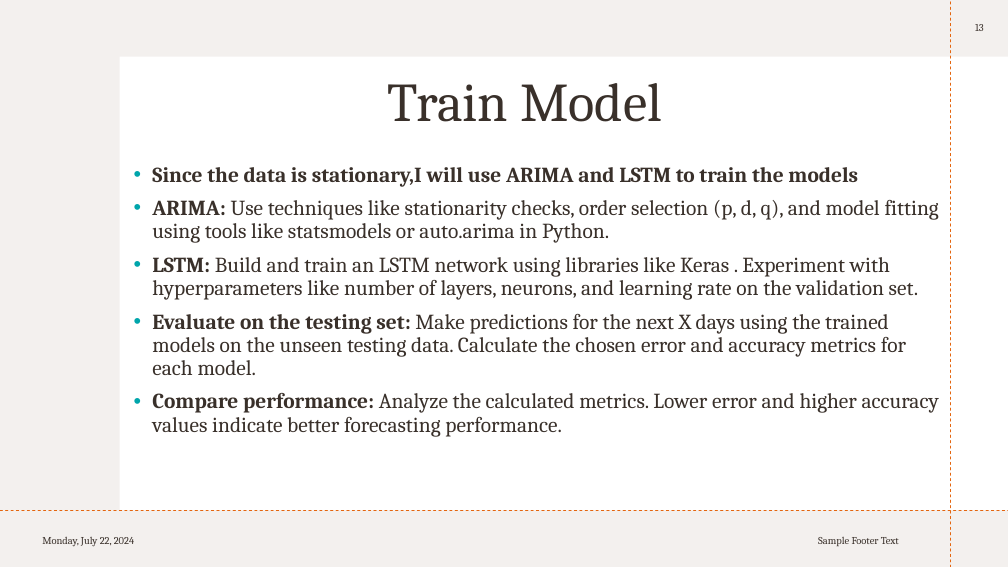
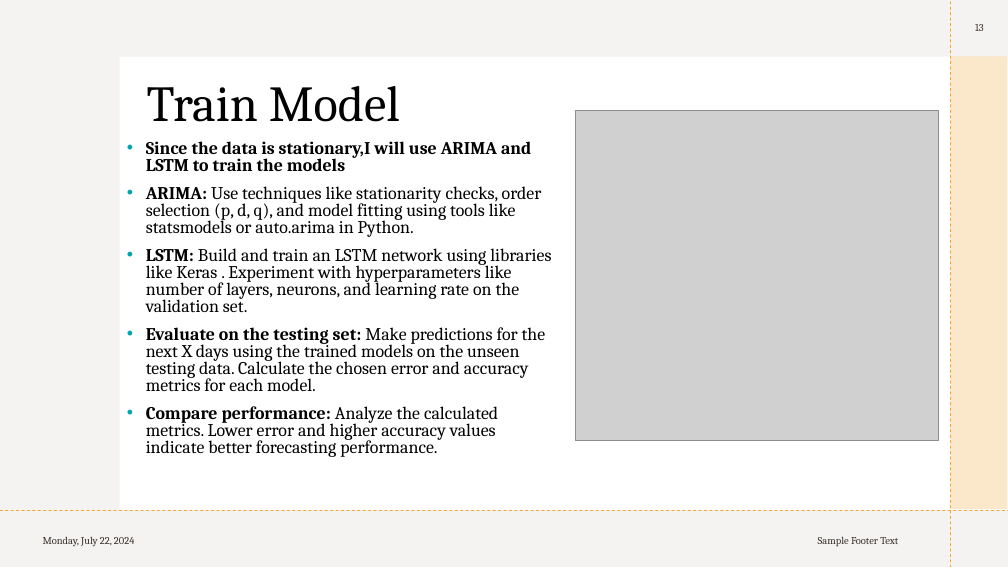
Before and after one commit to KarishmaFernandes/Forecasting-Future-Sales, a slide deck: slide 13 of sales Circly.pptx. Drawn at 1008x567 pixels with LibreOffice and Linux fonts; fonts in the diff are those of the drawing; grey boxes stand for pictures. Boxes give left, top, right and bottom in pixels: in the first picture for what was removed or moved away, otherwise in the second. Text is boxed around its words. In the diff, an @@ line names an element or a change of style, - is before the commit and + after.

```diff
--- a/sales Circly.pptx
+++ b/sales Circly.pptx
@@ rectangle removed at [0,0,1008,567] @@
@@ rectangle added at [0,0,1008,567], fill #FFFFFF @@
@@ rectangle added at [0,0,1008,567], fill #E5DEDB at 35% opacity @@
@@ line added from (951, 567) to (951, 1), #F3A42D 0.75 pt dashed @@
@@ rectangle removed at [119,57,1008,510] @@
@@ rectangle added at [119,57,1008,510], fill #FFFFFF @@
@@ rectangle added at [951,56,1007,509], fill #F3A42D at 25% opacity @@
@@ title "Train Model": place and size @@
-title "Train Model" at [388,83,662,122]
+title "Train Model" at [147,86,400,122]
@@ title "Train Model" at [147,86,400,122]: size 52 to 48 pt, text colour #39302A to #000000; alignment centre to left; vertical alignment middle to bottom @@
@@ picture added at [576,110,938,441] @@
@@ text "Since the data is stationary,I ...": place and size @@
-text "Since the data is stationary,I ..." at [152,167,939,437]
+text "Since the data is stationary,I ..." at [146,141,551,457]
@@ text "Since the data is stationary,I ..." at [146,141,551,457]: size 20.4 to 17 pt, text colour #39302A to #000000; line spacing 0.9 to 0.8 @@
@@ line added from (0, 510) to (1008, 510), #F3A42D 0.75 pt dashed @@
@@ more space between paragraphs in 3 elements at [43,536,134,547], [975,24,984,31], [818,537,898,547] @@
```
Also in this commit, not shown: 5 other slides changed.
